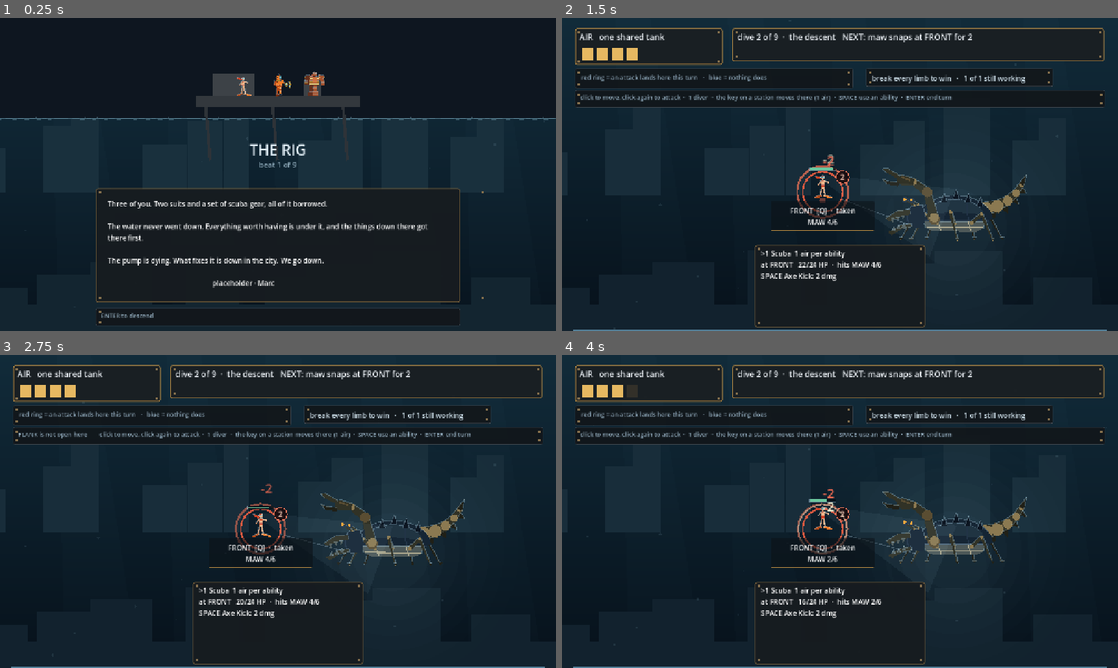
Above: before the commit, frames 1-4 (two rows, left to right).
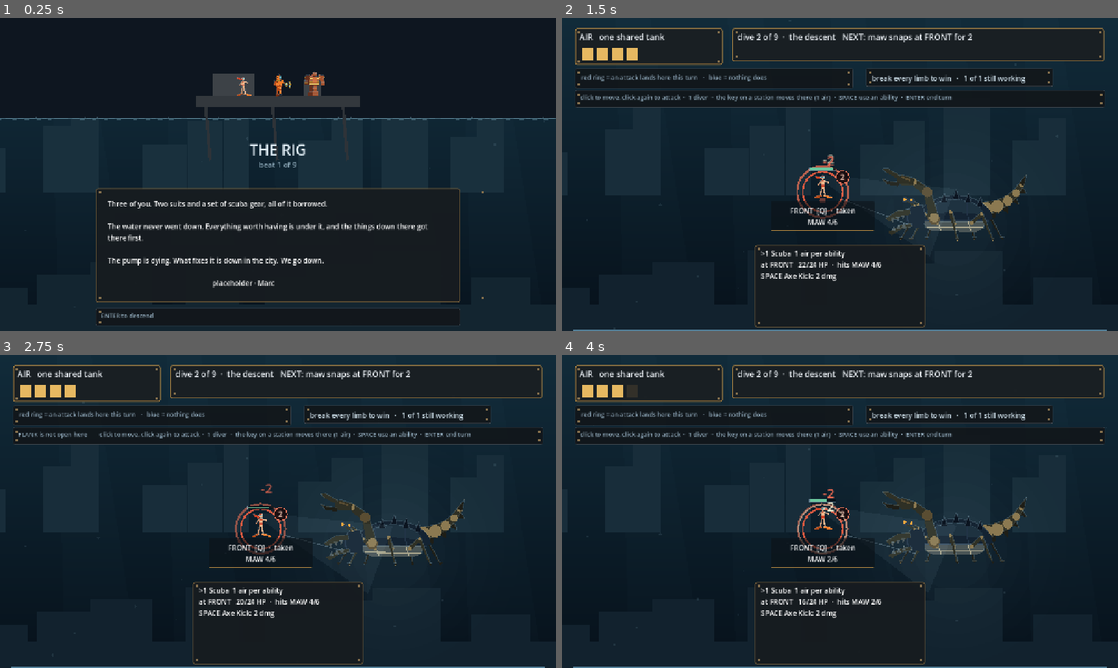
Above: after the commit, the same moments.

Repository: ImmortalDemonGod/salvage
Game: Godot game, scene res://game/main.tscn
The game is run twice, just before and just after one commit, with the same random seed, the same clock (stepped at 60 frames per second) and the same inputs.
Inputs (mouse positions are in pixels of both pictures, inside the frame that each line leads up to):
- Up to frame 1 (0.25 s): no input
- Up to frame 2 (1.5 s): tap Enter at 0.5, 1.25 s; move the mouse to (962, 158) at 0.52 s; hold W 0.53-1.25 s; tap 1 at 0.6 s; click (962, 158) at 0.67 s; tap Space at 0.77 s; drag from (728, 190) to (812, 237) at 1.27 s
- Up to frame 3 (2.75 s): tap Enter at 2 s; move the mouse to (333, 442) at 2.02 s; hold W from 2.03 s (still down); tap 3 at 2.1 s
- Up to frame 4 (4 s): release W at 2.75 s; tap Enter at 2.75, 3.5 s; drag from (812, 574) to (673, 464) at 2.77 s; move the mouse to (1006, 558) at 3.52 s; tap Q at 3.6 s; tap Space at 3.77 s

The runs differ from the first frame. In frame 1, less than 0.1% of the frame differs, in the area x 42-59%, y 17-25%; in frame 2, 0.3%, in the area x 45-84%, y 47-71%; in frame 3, 0.3%; in frame 4, 0.3%.

Commit message:
two lighteners were stacking on the same pixels
The rim light and the lamp pool both brightened the creature, so the
dredge came out pale and flat: lit from every direction is the same as not
lit at all. Both dialled back until the shape has a top and a bottom
again.

Diff:
--- a/game/art.gd
+++ b/game/art.gd
@@ -140,7 +140,7 @@
 # a placeholder, but a LONG one and a SQUAT one read as different bodies,
 # which is the thing the station design is being tested against.
 static var tint := Color(1, 1, 1)
-static var rim := Color(0.72, 0.88, 0.96, 0.30)
+static var rim := Color(0.72, 0.88, 0.96, 0.17)
 
 # the upward-facing edges of a shape, lit. Cheap, and it is what turns a
 # flat fill into something with a top and a bottom.
--- a/game/main.gd
+++ b/game/main.gd
@@ -1318,9 +1318,9 @@
 		for ring in range(7):
 			var rr: float = 90.0 + float(ring) * 34.0
 			draw_circle(body_at + Vector2(0, -30), rr,
-				Color(0.66, 0.86, 0.94, 0.020 * float(lamps) * (1.0 - float(ring) / 7.0)))
+				Color(0.66, 0.86, 0.94, 0.013 * float(lamps) * (1.0 - float(ring) / 7.0)))
 	# and the creature itself is lifted out of the dark by that light
-	Art.tint = Art.tint.lightened(0.05 * float(lamps))
+	Art.tint = Art.tint.lightened(0.025 * float(lamps))
 	Art.draw_crab(self, body_at, asc, combat.limb_broken)
 	Art.tint = Color(1, 1, 1)
 	Art.stretch = 1.0
